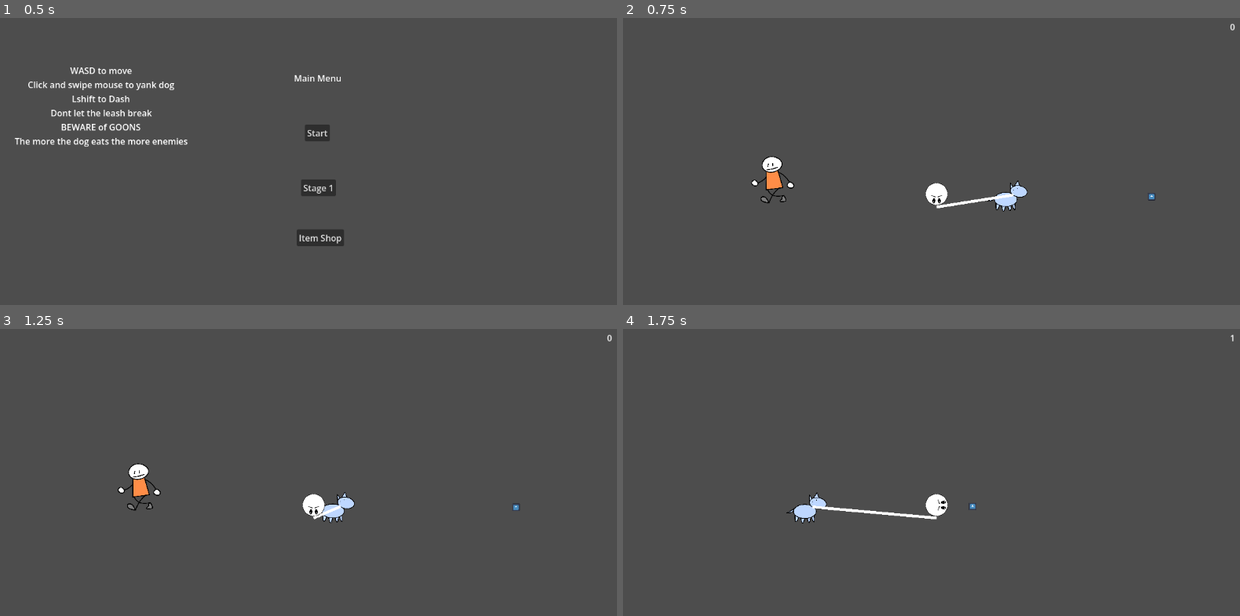
Above: before the commit, frames 1-4 (two rows, left to right).
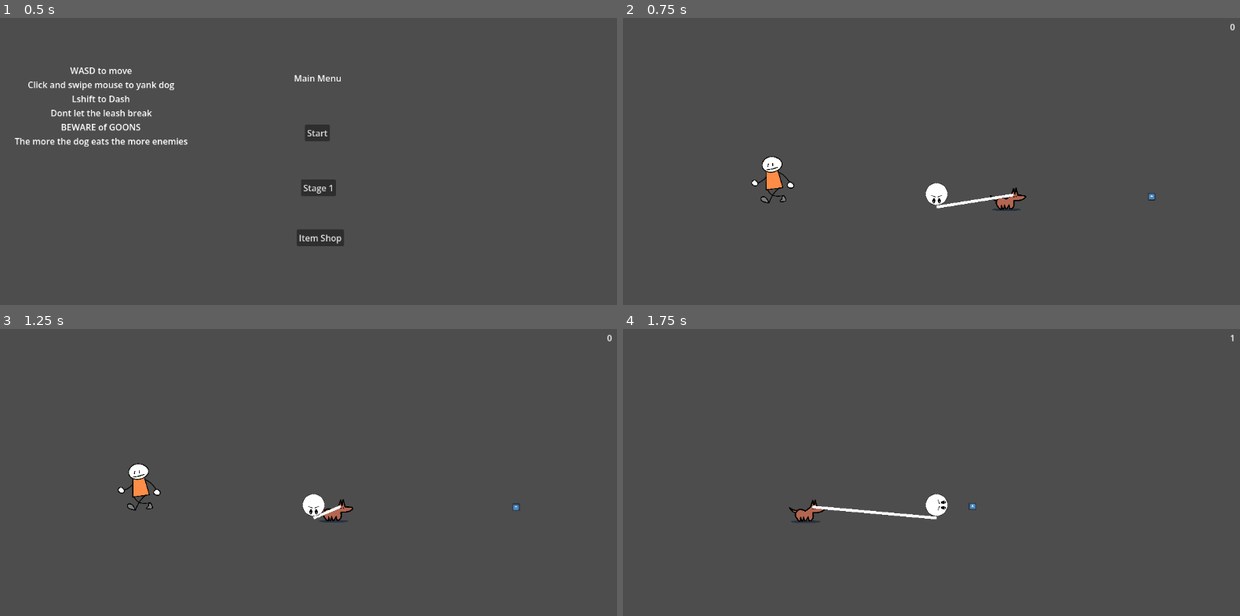
Above: after the commit, the same moments.

Repository: RandomPuddles/Un-Leashed
Game: Godot game, scene res://Scenes/UI/mainMenu.tscn
Two runs of this game, one before a commit and one after it. Both use one fixed random seed, a clock stepped at 60 frames per second and the inputs below. The engine's default icon, where the game draws it, is replaced by a stand-in: a white triangle on a blue panel in a dark square.
Inputs (mouse positions are in pixels of both pictures, inside the frame that each line leads up to):
- Up to frame 1 (0.5 s): no input
- Up to frame 2 (0.75 s): click "Stage 1" at 0.5 s
- Up to frame 3 (1.25 s): no input
- Up to frame 4 (1.75 s): move the mouse to (1073, 486) at 1.27 s; hold D (right) from 1.28 s (still down); tap Shift (dash) at 1.35 s

Frame 1 is identical in both runs. In frame 2, 0.3% of the frame differs, in the area x 59-66%, y 56-68%; in frame 3, 0.3%; in frame 4, 0.3%, in the area x 26-34%, y 57-68%.

Commit message:
added dog and npc animations

Diff:
--- a/un-leashed/Scenes/Interests/goon.tscn
+++ b/un-leashed/Scenes/Interests/goon.tscn
@@ -1,7 +1,62 @@
 [gd_scene format=3 uid="uid://ck3ynxt5eu60y"]
 
 [ext_resource type="Script" uid="uid://8f2iva3ka6hk" path="res://Scripts/goon.gd" id="1_l5pio"]
-[ext_resource type="Texture2D" uid="uid://cc3c6ed70ayie" path="res://Assets/person PLACEHOLDER PLACEHOLDER PLACEHOLDER.png" id="1_qlftw"]
+[ext_resource type="Texture2D" uid="uid://bhtm8gsptqeuv" path="res://Assets/dog catcher/animatoin_0000.png" id="2_ysyyg"]
+[ext_resource type="Texture2D" uid="uid://cyqbdc10fl5gv" path="res://Assets/dog catcher/animatoin_0001.png" id="3_yxbaq"]
+[ext_resource type="Texture2D" uid="uid://bmdv5vdf4spr2" path="res://Assets/dog catcher/animatoin_0002.png" id="4_nx07c"]
+[ext_resource type="Texture2D" uid="uid://bbb3jmtyllh8r" path="res://Assets/dog catcher/animatoin_0003.png" id="5_njpwq"]
+[ext_resource type="Texture2D" uid="uid://cx2b1b4xdi77r" path="res://Assets/dog catcher/animatoin_0004.png" id="6_6gk5o"]
+[ext_resource type="Texture2D" uid="uid://dbj8cahfwjjxm" path="res://Assets/dog catcher/animatoin_0005.png" id="7_qk4n6"]
+[ext_resource type="Texture2D" uid="uid://dsgqn6us5ynir" path="res://Assets/dog catcher/animatoin_0006.png" id="8_e2nsa"]
+[ext_resource type="Texture2D" uid="uid://cx02dory1wrxx" path="res://Assets/dog catcher/animatoin_0007.png" id="9_r0w7r"]
+[ext_resource type="Texture2D" uid="uid://dy2b27sviokuh" path="res://Assets/dog catcher/animatoin_0008.png" id="10_1jok1"]
+[ext_resource type="Texture2D" uid="uid://dxcx0c1j2bv4s" path="res://Assets/dog catcher/animatoin_0009.png" id="11_tviw4"]
+[ext_resource type="Texture2D" uid="uid://c4g4nb04u27xo" path="res://Assets/dog catcher/animatoin_0010.png" id="12_ra5rx"]
+[ext_resource type="Texture2D" uid="uid://38h8exq7mtf7" path="res://Assets/dog catcher/animatoin_0011.png" id="13_7qf4s"]
+
+[sub_resource type="SpriteFrames" id="SpriteFrames_qccgy"]
+animations = [{
+"frames": [{
+"duration": 1.0,
+"texture": ExtResource("2_ysyyg")
+}, {
+"duration": 1.0,
+"texture": ExtResource("3_yxbaq")
+}, {
+"duration": 1.0,
+"texture": ExtResource("4_nx07c")
+}, {
+"duration": 1.0,
+"texture": ExtResource("5_njpwq")
+}, {
+"duration": 1.0,
+"texture": ExtResource("6_6gk5o")
+}, {
+"duration": 1.0,
+"texture": ExtResource("7_qk4n6")
+}, {
+"duration": 1.0,
+"texture": ExtResource("8_e2nsa")
+}, {
+"duration": 1.0,
+"texture": ExtResource("9_r0w7r")
+}, {
+"duration": 1.0,
+"texture": ExtResource("10_1jok1")
+}, {
+"duration": 1.0,
+"texture": ExtResource("11_tviw4")
+}, {
+"duration": 1.0,
+"texture": ExtResource("12_ra5rx")
+}, {
+"duration": 1.0,
+"texture": ExtResource("13_7qf4s")
+}],
+"loop": 1,
+"name": &"default",
+"speed": 11.0
+}]
 
 [sub_resource type="CapsuleShape2D" id="CapsuleShape2D_qccgy"]
 radius = 27.848103
@@ -20,9 +75,10 @@
 linear_damp = 1.5
 script = ExtResource("1_l5pio")
 
-[node name="PersonPlaceholderPlaceholderPlaceholder" type="Sprite2D" parent="." unique_id=1355874181]
+[node name="PersonPlaceholderPlaceholderPlaceholder" type="AnimatedSprite2D" parent="." unique_id=485421350]
 scale = Vector2(0.157, 0.157)
-texture = ExtResource("1_qlftw")
+sprite_frames = SubResource("SpriteFrames_qccgy")
+frame_progress = 0.49293232
 
 [node name="Area2D" type="Area2D" parent="." unique_id=1640849943]
 
--- a/un-leashed/Scenes/Interests/petter.tscn
+++ b/un-leashed/Scenes/Interests/petter.tscn
@@ -1,7 +1,115 @@
 [gd_scene format=3 uid="uid://did5jduk4dkcq"]
 
-[ext_resource type="Texture2D" uid="uid://drnjsxoi26k8g" path="res://Assets/squirrel_placeholder.png" id="1_iv3gi"]
 [ext_resource type="Script" uid="uid://bshvxkknrtk7k" path="res://Scripts/petter.gd" id="1_wnsyb"]
+[ext_resource type="Texture2D" uid="uid://de2kf7a6jsjwn" path="res://Assets/dog petters/strollin/animatoin_0000.png" id="2_ykvjs"]
+[ext_resource type="Texture2D" uid="uid://b5gjikx3oifs5" path="res://Assets/dog petters/strollin/animatoin_0001.png" id="3_sqgce"]
+[ext_resource type="Texture2D" uid="uid://cac74h7equw74" path="res://Assets/dog petters/strollin/animatoin_0002.png" id="4_0fr2p"]
+[ext_resource type="Texture2D" uid="uid://ykddky0fis6y" path="res://Assets/dog petters/strollin/animatoin_0003.png" id="5_k4ulb"]
+[ext_resource type="Texture2D" uid="uid://bur38q616xfx2" path="res://Assets/dog petters/strollin/animatoin_0004.png" id="6_ri6yk"]
+[ext_resource type="Texture2D" uid="uid://3qfbbi04l85e" path="res://Assets/dog petters/strollin/animatoin_0005.png" id="7_ub2cc"]
+[ext_resource type="Texture2D" uid="uid://dqk73k74ity4d" path="res://Assets/dog petters/strollin/animatoin_0006.png" id="8_c7j8m"]
+[ext_resource type="Texture2D" uid="uid://ckrftl2ctt36p" path="res://Assets/dog petters/strollin/animatoin_0007.png" id="9_rv2eb"]
+[ext_resource type="Texture2D" uid="uid://o24pwcly8trv" path="res://Assets/dog petters/strollin/animatoin_0008.png" id="10_4f0xi"]
+[ext_resource type="Texture2D" uid="uid://blfitiqam0qxf" path="res://Assets/dog petters/strollin/animatoin_0009.png" id="11_h5sgb"]
+[ext_resource type="Texture2D" uid="uid://mrwttfrav0oq" path="res://Assets/dog petters/strollin/animatoin_0010.png" id="12_tw2g3"]
+[ext_resource type="Texture2D" uid="uid://djgesvol7mso8" path="res://Assets/dog petters/strollin/animatoin_0011.png" id="13_en3qx"]
+[ext_resource type="Texture2D" uid="uid://br6qqpqjx1q74" path="res://Assets/dog petters/aware/animatoin_0000.png" id="14_5xmx0"]
+[ext_resource type="Texture2D" uid="uid://bimxx1ri3uukg" path="res://Assets/dog petters/aware/animatoin_0001.png" id="15_70w2k"]
+[ext_resource type="Texture2D" uid="uid://b7htjjmnrncmr" path="res://Assets/dog petters/aware/animatoin_0002.png" id="16_qxslo"]
+[ext_resource type="Texture2D" uid="uid://qkbp7ggl46ng" path="res://Assets/dog petters/aware/animatoin_0003.png" id="17_yewn7"]
+[ext_resource type="Texture2D" uid="uid://bs4rfrd6lqdqq" path="res://Assets/dog petters/aware/animatoin_0004.png" id="18_oerg2"]
+[ext_resource type="Texture2D" uid="uid://dkpf4tws7qw1o" path="res://Assets/dog petters/aware/animatoin_0005.png" id="19_rmqb2"]
+[ext_resource type="Texture2D" uid="uid://dlmt6dl75503r" path="res://Assets/dog petters/aware/animatoin_0006.png" id="20_g7by2"]
+[ext_resource type="Texture2D" uid="uid://bfn1c3oi3wghq" path="res://Assets/dog petters/aware/animatoin_0007.png" id="21_xhb2g"]
+[ext_resource type="Texture2D" uid="uid://k1tprjduqccl" path="res://Assets/dog petters/aware/animatoin_0008.png" id="22_nu62g"]
+[ext_resource type="Texture2D" uid="uid://d2pocj7er7aav" path="res://Assets/dog petters/aware/animatoin_0009.png" id="23_4uei7"]
+[ext_resource type="Texture2D" uid="uid://7lvy5fk6ddub" path="res://Assets/dog petters/aware/animatoin_0010.png" id="24_y7q3f"]
+[ext_resource type="Texture2D" uid="uid://cpbr63ewk0qpm" path="res://Assets/dog petters/aware/animatoin_0011.png" id="25_lsaao"]
+
+[sub_resource type="SpriteFrames" id="SpriteFrames_qccgy"]
+animations = [{
+"frames": [{
+"duration": 1.0,
+"texture": ExtResource("2_ykvjs")
+}, {
+"duration": 1.0,
+"texture": ExtResource("3_sqgce")
+}, {
+"duration": 1.0,
+"texture": ExtResource("4_0fr2p")
+}, {
+"duration": 1.0,
+"texture": ExtResource("5_k4ulb")
+}, {
+"duration": 1.0,
+"texture": ExtResource("6_ri6yk")
+}, {
+"duration": 1.0,
+"texture": ExtResource("7_ub2cc")
+}, {
+"duration": 1.0,
+"texture": ExtResource("8_c7j8m")
+}, {
+"duration": 1.0,
+"texture": ExtResource("9_rv2eb")
+}, {
+"duration": 1.0,
+"texture": ExtResource("10_4f0xi")
+}, {
+"duration": 1.0,
+"texture": ExtResource("11_h5sgb")
+}, {
+"duration": 1.0,
+"texture": ExtResource("12_tw2g3")
+}, {
+"duration": 1.0,
+"texture": ExtResource("13_en3qx")
+}],
+"loop": 1,
+"name": &"default",
+"speed": 11.0
+}, {
+"frames": [{
+"duration": 1.0,
+"texture": ExtResource("14_5xmx0")
+}, {
+"duration": 1.0,
+"texture": ExtResource("15_70w2k")
+}, {
+"duration": 1.0,
+"texture": ExtResource("16_qxslo")
+}, {
+"duration": 1.0,
+"texture": ExtResource("17_yewn7")
+}, {
+"duration": 1.0,
+"texture": ExtResource("18_oerg2")
+}, {
+"duration": 1.0,
+"texture": ExtResource("19_rmqb2")
+}, {
+"duration": 1.0,
+"texture": ExtResource("20_g7by2")
+}, {
+"duration": 1.0,
+"texture": ExtResource("21_xhb2g")
+}, {
+"duration": 1.0,
+"texture": ExtResource("22_nu62g")
+}, {
+"duration": 1.0,
+"texture": ExtResource("23_4uei7")
+}, {
+"duration": 1.0,
+"texture": ExtResource("24_y7q3f")
+}, {
+"duration": 1.0,
+"texture": ExtResource("25_lsaao")
+}],
+"loop": 1,
+"name": &"petter-aware",
+"speed": 11.0
+}]
 
 [sub_resource type="CapsuleShape2D" id="CapsuleShape2D_qccgy"]
 radius = 24.0
@@ -19,10 +127,10 @@
 lock_rotation = true
 script = ExtResource("1_wnsyb")
 
-[node name="Sprite2D" type="Sprite2D" parent="." unique_id=1649314863]
-rotation = 1.5707964
-scale = Vector2(0.208, 0.12)
-texture = ExtResource("1_iv3gi")
+[node name="Sprite2D" type="AnimatedSprite2D" parent="." unique_id=744617462]
+scale = Vector2(0.157, 0.157)
+sprite_frames = SubResource("SpriteFrames_qccgy")
+frame_progress = 0.7515525
 
 [node name="Area2D" type="Area2D" parent="." unique_id=1925843498]
 
--- a/un-leashed/Scenes/Interests/victim.tscn
+++ b/un-leashed/Scenes/Interests/victim.tscn
@@ -77,7 +77,7 @@
 position = Vector2(4.7683716e-07, 0)
 scale = Vector2(0.15714283, 0.15714283)
 sprite_frames = SubResource("SpriteFrames_qccgy")
-frame_progress = 0.49452132
+frame_progress = 0.3617409
 
 [node name="Area2D" type="Area2D" parent="." unique_id=887786949]
 
--- a/un-leashed/Scenes/dog.tscn
+++ b/un-leashed/Scenes/dog.tscn
@@ -1,7 +1,297 @@
 [gd_scene format=3 uid="uid://brxjbel0fpejn"]
 
-[ext_resource type="Texture2D" uid="uid://ce0brhjq5bvdq" path="res://Assets/dog placeholder.png" id="1_nvlu8"]
 [ext_resource type="Script" uid="uid://dmaf18tq86mvo" path="res://Scripts/dog.gd" id="1_uny1q"]
+[ext_resource type="Texture2D" uid="uid://dmuoi4xe61bkg" path="res://Assets/dog/dog eating/dog_eat_0000.png" id="2_lhfr1"]
+[ext_resource type="Texture2D" uid="uid://imd8f3o8yth5" path="res://Assets/dog/dog eating/dog_eat_0001.png" id="3_e3ehc"]
+[ext_resource type="Texture2D" uid="uid://0qurekenh3xl" path="res://Assets/dog/dog eating/dog_eat_0002.png" id="4_nchnh"]
+[ext_resource type="Texture2D" uid="uid://d3s4gt1mtw1bp" path="res://Assets/dog/dog eating/dog_eat_0003.png" id="5_0vwax"]
+[ext_resource type="Texture2D" uid="uid://2swwqyklo3tx" path="res://Assets/dog/dog eating/dog_eat_0004.png" id="6_gcdi3"]
+[ext_resource type="Texture2D" uid="uid://cgbmw6qi4hqj0" path="res://Assets/dog/dog eating/dog_eat_0005.png" id="7_onroh"]
+[ext_resource type="Texture2D" uid="uid://c6w84yljx8kv3" path="res://Assets/dog/dog eating/dog_eat_0006.png" id="8_lr5ps"]
+[ext_resource type="Texture2D" uid="uid://cwfmfh6qyvsun" path="res://Assets/dog/dog eating/dog_eat_0007.png" id="9_qkjw4"]
+[ext_resource type="Texture2D" uid="uid://csrgvdsw6wwbv" path="res://Assets/dog/dog eating/dog_eat_0008.png" id="10_mlogf"]
+[ext_resource type="Texture2D" uid="uid://dgsrqqybl2r46" path="res://Assets/dog/dog eating/dog_eat_0009.png" id="11_aao2l"]
+[ext_resource type="Texture2D" uid="uid://pc0r4bktjy11" path="res://Assets/dog/dog eating/dog_eat_0010.png" id="12_daupk"]
+[ext_resource type="Texture2D" uid="uid://b2uliqgjd1x4p" path="res://Assets/dog/dog eating/dog_eat_0011.png" id="13_n7slp"]
+[ext_resource type="Texture2D" uid="uid://bwmaq7igbkkbu" path="res://Assets/dog/dog eating/dog_eat_0012.png" id="14_0haje"]
+[ext_resource type="Texture2D" uid="uid://b6g7qmgarlrfs" path="res://Assets/dog/dog eating/dog_eat_0013.png" id="15_imcx1"]
+[ext_resource type="Texture2D" uid="uid://bt04plfl80c3x" path="res://Assets/dog/dog eating/dog_eat_0014.png" id="16_jldww"]
+[ext_resource type="Texture2D" uid="uid://dtbjkyjabu261" path="res://Assets/dog/dog eating/dog_eat_0015.png" id="17_kdo57"]
+[ext_resource type="Texture2D" uid="uid://5pfqecs1t53r" path="res://Assets/dog/dog eating/dog_eat_0016.png" id="18_qsgm3"]
+[ext_resource type="Texture2D" uid="uid://cgdlusy18qvhw" path="res://Assets/dog/dog eating/dog_eat_0017.png" id="19_jkx27"]
+[ext_resource type="Texture2D" uid="uid://lbdnvl8aqe7d" path="res://Assets/dog/dog eating/dog_eat_0018.png" id="20_gjibq"]
+[ext_resource type="Texture2D" uid="uid://b2ni30ws385ru" path="res://Assets/dog/dog eating/dog_eat_0019.png" id="21_t2mfi"]
+[ext_resource type="Texture2D" uid="uid://db72kb1n51aec" path="res://Assets/dog/stunned (no blue)/stunned_0000.png" id="22_vso8e"]
+[ext_resource type="Texture2D" uid="uid://c6n1c6k7e00ng" path="res://Assets/dog/stunned (no blue)/stunned_0001.png" id="23_eerhn"]
+[ext_resource type="Texture2D" uid="uid://dsdvyjkbkpjp0" path="res://Assets/dog/stunned (no blue)/stunned_0002.png" id="24_4vqp2"]
+[ext_resource type="Texture2D" uid="uid://cmak5br7jk46c" path="res://Assets/dog/stunned (no blue)/stunned_0003.png" id="25_qleqr"]
+[ext_resource type="Texture2D" uid="uid://dljpwhise25qh" path="res://Assets/dog/stunned (no blue)/stunned_0004.png" id="26_4pcig"]
+[ext_resource type="Texture2D" uid="uid://knri5qtsxdpf" path="res://Assets/dog/stunned (no blue)/stunned_0005.png" id="27_7jfjm"]
+[ext_resource type="Texture2D" uid="uid://d2jykafokaj3f" path="res://Assets/dog/stunned (no blue)/stunned_0006.png" id="28_2kwwl"]
+[ext_resource type="Texture2D" uid="uid://b5x8d0yna3850" path="res://Assets/dog/stunned (no blue)/stunned_0007.png" id="29_4wqo7"]
+[ext_resource type="Texture2D" uid="uid://0vmpu0svvj4x" path="res://Assets/dog/stunned (no blue)/stunned_0008.png" id="30_3ftfl"]
+[ext_resource type="Texture2D" uid="uid://3nfj2kprphyb" path="res://Assets/dog/stunned (no blue)/stunned_0009.png" id="31_lsub0"]
+[ext_resource type="Texture2D" uid="uid://cog0lbwxg07xt" path="res://Assets/dog/stunned (no blue)/stunned_0010.png" id="32_bf8pd"]
+[ext_resource type="Texture2D" uid="uid://d1ta4ubr0du2t" path="res://Assets/dog/stunned (no blue)/stunned_0011.png" id="33_p44yd"]
+[ext_resource type="Texture2D" uid="uid://cc2pxbvkperny" path="res://Assets/dog/stunned (no blue)/stunned_0012.png" id="34_tg5qi"]
+[ext_resource type="Texture2D" uid="uid://qxhtqg3owbw6" path="res://Assets/dog/stunned (no blue)/stunned_0013.png" id="35_gh6p8"]
+[ext_resource type="Texture2D" uid="uid://cueqnjjmxw1h1" path="res://Assets/dog/stunned (no blue)/stunned_0014.png" id="36_gy1as"]
+[ext_resource type="Texture2D" uid="uid://w34s334xy6uc" path="res://Assets/dog/stunned (no blue)/stunned_0015.png" id="37_etvbm"]
+[ext_resource type="Texture2D" uid="uid://but17uxdvsrnh" path="res://Assets/dog/stunned (no blue)/stunned_0016.png" id="38_k3fvp"]
+[ext_resource type="Texture2D" uid="uid://8w7vrd1dvw7q" path="res://Assets/dog/stunned (no blue)/stunned_0017.png" id="39_6rhfp"]
+[ext_resource type="Texture2D" uid="uid://yrlq5yb5ivg3" path="res://Assets/dog/stunned (no blue)/stunned_0018.png" id="40_i68xf"]
+[ext_resource type="Texture2D" uid="uid://ddiit6qk8bxt4" path="res://Assets/dog/stunned (no blue)/stunned_0019.png" id="41_to017"]
+[ext_resource type="Texture2D" uid="uid://bmk3mpd656tia" path="res://Assets/dog/stunned (blue)/stunned_0000.png" id="42_oixj4"]
+[ext_resource type="Texture2D" uid="uid://cyrvl0dmvdqnl" path="res://Assets/dog/stunned (blue)/stunned_0001.png" id="43_g84gn"]
+[ext_resource type="Texture2D" uid="uid://bdm717rk3h3i2" path="res://Assets/dog/stunned (blue)/stunned_0002.png" id="44_3mc8p"]
+[ext_resource type="Texture2D" uid="uid://c5lho03tou2iq" path="res://Assets/dog/stunned (blue)/stunned_0003.png" id="45_agjtf"]
+[ext_resource type="Texture2D" uid="uid://bo2vyll143g44" path="res://Assets/dog/stunned (blue)/stunned_0004.png" id="46_wgn3x"]
+[ext_resource type="Texture2D" uid="uid://bwuhwemgrak3p" path="res://Assets/dog/stunned (blue)/stunned_0005.png" id="47_fusg0"]
+[ext_resource type="Texture2D" uid="uid://msmc1a3aat63" path="res://Assets/dog/stunned (blue)/stunned_0006.png" id="48_fiw4y"]
+[ext_resource type="Texture2D" uid="uid://dhvk2x3emyq18" path="res://Assets/dog/stunned (blue)/stunned_0007.png" id="49_mqme1"]
+[ext_resource type="Texture2D" uid="uid://r2xcwrwxaith" path="res://Assets/dog/stunned (blue)/stunned_0008.png" id="50_eq1rf"]
+[ext_resource type="Texture2D" uid="uid://d2alcd8njfyo2" path="res://Assets/dog/stunned (blue)/stunned_0009.png" id="51_ha1du"]
+[ext_resource type="Texture2D" uid="uid://fcs0dprxi2gl" path="res://Assets/dog/stunned (blue)/stunned_0010.png" id="52_suixx"]
+[ext_resource type="Texture2D" uid="uid://dwbfa2wm8exp1" path="res://Assets/dog/stunned (blue)/stunned_0011.png" id="53_xxmaf"]
+[ext_resource type="Texture2D" uid="uid://cgr111vunubar" path="res://Assets/dog/stunned (blue)/stunned_0012.png" id="54_g8mq4"]
+[ext_resource type="Texture2D" uid="uid://chv3keq08174w" path="res://Assets/dog/stunned (blue)/stunned_0013.png" id="55_dv4ch"]
+[ext_resource type="Texture2D" uid="uid://cmka8p2y64l6o" path="res://Assets/dog/stunned (blue)/stunned_0014.png" id="56_4b1xv"]
+[ext_resource type="Texture2D" uid="uid://b2d562yalxvm7" path="res://Assets/dog/stunned (blue)/stunned_0015.png" id="57_sgi0k"]
+[ext_resource type="Texture2D" uid="uid://dmk4cykgukrf5" path="res://Assets/dog/stunned (blue)/stunned_0016.png" id="58_mcftt"]
+[ext_resource type="Texture2D" uid="uid://cd8ssw5nv6qa8" path="res://Assets/dog/stunned (blue)/stunned_0017.png" id="59_augo6"]
+[ext_resource type="Texture2D" uid="uid://ciide6j3lol70" path="res://Assets/dog/stunned (blue)/stunned_0018.png" id="60_pfavd"]
+[ext_resource type="Texture2D" uid="uid://diq5pnxwugcll" path="res://Assets/dog/stunned (blue)/stunned_0019.png" id="61_x42wf"]
+[ext_resource type="Texture2D" uid="uid://ch2eaixh3ri3w" path="res://Assets/dog/jumping/humble jump_0000.png" id="62_osac1"]
+[ext_resource type="Texture2D" uid="uid://claxafgq1cnd7" path="res://Assets/dog/jumping/humble jump_0001.png" id="63_h04kc"]
+[ext_resource type="Texture2D" uid="uid://8yo32eexm4nq" path="res://Assets/dog/jumping/humble jump_0002.png" id="64_a85lt"]
+[ext_resource type="Texture2D" uid="uid://dm732h64ogubd" path="res://Assets/dog/jumping/humble jump_0003.png" id="65_74y2s"]
+[ext_resource type="Texture2D" uid="uid://dwisk6rvykpdr" path="res://Assets/dog/jumping/humble jump_0004.png" id="66_ocd6r"]
+[ext_resource type="Texture2D" uid="uid://c265d28g7kwyf" path="res://Assets/dog/jumping/humble jump_0005.png" id="67_7ki2l"]
+[ext_resource type="Texture2D" uid="uid://b51yjijuk3hwi" path="res://Assets/dog/jumping/humble jump_0006.png" id="68_7d0vl"]
+
+[sub_resource type="SpriteFrames" id="SpriteFrames_qccgy"]
+animations = [{
+"frames": [{
+"duration": 1.0,
+"texture": ExtResource("2_lhfr1")
+}, {
+"duration": 1.0,
+"texture": ExtResource("3_e3ehc")
+}, {
+"duration": 1.0,
+"texture": ExtResource("4_nchnh")
+}, {
+"duration": 1.0,
+"texture": ExtResource("5_0vwax")
+}, {
+"duration": 1.0,
+"texture": ExtResource("6_gcdi3")
+}, {
+"duration": 1.0,
+"texture": ExtResource("7_onroh")
+}, {
+"duration": 1.0,
+"texture": ExtResource("8_lr5ps")
+}, {
+"duration": 1.0,
+"texture": ExtResource("9_qkjw4")
+}, {
+"duration": 1.0,
+"texture": ExtResource("10_mlogf")
+}, {
+"duration": 1.0,
+"texture": ExtResource("11_aao2l")
+}, {
+"duration": 1.0,
+"texture": ExtResource("12_daupk")
+}, {
+"duration": 1.0,
+"texture": ExtResource("13_n7slp")
+}, {
+"duration": 1.0,
+"texture": ExtResource("14_0haje")
+}, {
+"duration": 1.0,
+"texture": ExtResource("15_imcx1")
+}, {
+"duration": 1.0,
+"texture": ExtResource("16_jldww")
+}, {
+"duration": 1.0,
+"texture": ExtResource("17_kdo57")
+}, {
+"duration": 1.0,
+"texture": ExtResource("18_qsgm3")
+}, {
+"duration": 1.0,
+"texture": ExtResource("19_jkx27")
+}, {
+"duration": 1.0,
+"texture": ExtResource("20_gjibq")
+}, {
+"duration": 1.0,
+"texture": ExtResource("21_t2mfi")
+}],
+"loop": 1,
+"name": &"Eat",
+"speed": 15.0
+}, {
+"frames": [{
+"duration": 1.0,
+"texture": ExtResource("22_vso8e")
+}, {
+"duration": 1.0,
+"texture": ExtResource("23_eerhn")
+}, {
+"duration": 1.0,
+"texture": ExtResource("24_4vqp2")
+}, {
+"duration": 1.0,
+"texture": ExtResource("25_qleqr")
+}, {
+"duration": 1.0,
+"texture": ExtResource("26_4pcig")
+}, {
+"duration": 1.0,
+"texture": ExtResource("27_7jfjm")
+}, {
+"duration": 1.0,
+"texture": ExtResource("28_2kwwl")
+}, {
+"duration": 1.0,
+"texture": ExtResource("29_4wqo7")
+}, {
+"duration": 1.0,
+"texture": ExtResource("30_3ftfl")
+}, {
+"duration": 1.0,
+"texture": ExtResource("31_lsub0")
+}, {
+"duration": 1.0,
+"texture": ExtResource("32_bf8pd")
+}, {
+"duration": 1.0,
+"texture": ExtResource("33_p44yd")
+}, {
+"duration": 1.0,
+"texture": ExtResource("34_tg5qi")
+}, {
+"duration": 1.0,
+"texture": ExtResource("35_gh6p8")
+}, {
+"duration": 1.0,
+"texture": ExtResource("36_gy1as")
+}, {
+"duration": 1.0,
+"texture": ExtResource("37_etvbm")
+}, {
+"duration": 1.0,
+"texture": ExtResource("38_k3fvp")
+}, {
+"duration": 1.0,
+"texture": ExtResource("39_6rhfp")
+}, {
+"duration": 1.0,
+"texture": ExtResource("40_i68xf")
+}, {
+"duration": 1.0,
+"texture": ExtResource("41_to017")
+}],
+"loop": 1,
+"name": &"Stun",
+"speed": 15.0
+}, {
+"frames": [{
+"duration": 1.0,
+"texture": ExtResource("42_oixj4")
+}, {
+"duration": 1.0,
+"texture": ExtResource("43_g84gn")
+}, {
+"duration": 1.0,
+"texture": ExtResource("44_3mc8p")
+}, {
+"duration": 1.0,
+"texture": ExtResource("45_agjtf")
+}, {
+"duration": 1.0,
+"texture": ExtResource("46_wgn3x")
+}, {
+"duration": 1.0,
+"texture": ExtResource("47_fusg0")
+}, {
+"duration": 1.0,
+"texture": ExtResource("48_fiw4y")
+}, {
+"duration": 1.0,
+"texture": ExtResource("49_mqme1")
+}, {
+"duration": 1.0,
+"texture": ExtResource("50_eq1rf")
+}, {
+"duration": 1.0,
+"texture": ExtResource("51_ha1du")
+}, {
+"duration": 1.0,
+"texture": ExtResource("52_suixx")
+}, {
+"duration": 1.0,
+"texture": ExtResource("53_xxmaf")
+}, {
+"duration": 1.0,
+"texture": ExtResource("54_g8mq4")
+}, {
+"duration": 1.0,
+"texture": ExtResource("55_dv4ch")
+}, {
+"duration": 1.0,
+"texture": ExtResource("56_4b1xv")
+}, {
+"duration": 1.0,
+"texture": ExtResource("57_sgi0k")
+}, {
+"duration": 1.0,
+"texture": ExtResource("58_mcftt")
+}, {
+"duration": 1.0,
+"texture": ExtResource("59_augo6")
+}, {
+"duration": 1.0,
+"texture": ExtResource("60_pfavd")
+}, {
+"duration": 1.0,
+"texture": ExtResource("61_x42wf")
+}],
+"loop": 1,
+"name": &"Stun(blue)",
+"speed": 15.0
+}, {
+"frames": [{
+"duration": 1.0,
+"texture": ExtResource("62_osac1")
+}, {
+"duration": 1.0,
+"texture": ExtResource("63_h04kc")
+}, {
+"duration": 1.0,
+"texture": ExtResource("64_a85lt")
+}, {
+"duration": 1.0,
+"texture": ExtResource("65_74y2s")
+}, {
+"duration": 1.0,
+"texture": ExtResource("66_ocd6r")
+}, {
+"duration": 1.0,
+"texture": ExtResource("67_7ki2l")
+}, {
+"duration": 1.0,
+"texture": ExtResource("68_7d0vl")
+}],
+"loop": 1,
+"name": &"default",
+"speed": 12.0
+}]
 
 [sub_resource type="CircleShape2D" id="CircleShape2D_uny1q"]
 radius = 17.659063
@@ -22,9 +312,10 @@
 linear_damp = 1.515
 script = ExtResource("1_uny1q")
 
-[node name="Sprite2D" type="Sprite2D" parent="." unique_id=485582528]
+[node name="Sprite2D" type="AnimatedSprite2D" parent="." unique_id=532039095]
 scale = Vector2(0.11790062, 0.11790062)
-texture = ExtResource("1_nvlu8")
+sprite_frames = SubResource("SpriteFrames_qccgy")
+frame_progress = 0.26748198
 
 [node name="CollisionShape2D2" type="CollisionShape2D" parent="." unique_id=195772110]
 position = Vector2(18, -9)
Binary file added: un-leashed/Assets/dog catcher/animatoin_0000.png
Not shown, added: un-leashed/Assets/dog catcher/animatoin_0000.png.import
Binary file added: un-leashed/Assets/dog catcher/animatoin_0001.png
Not shown, added: un-leashed/Assets/dog catcher/animatoin_0001.png.import
Binary file added: un-leashed/Assets/dog catcher/animatoin_0002.png
Not shown, added: un-leashed/Assets/dog catcher/animatoin_0002.png.import
Binary file added: un-leashed/Assets/dog catcher/animatoin_0003.png
Not shown, added: un-leashed/Assets/dog catcher/animatoin_0003.png.import
Binary file added: un-leashed/Assets/dog catcher/animatoin_0004.png
Not shown, added: un-leashed/Assets/dog catcher/animatoin_0004.png.import
Binary file added: un-leashed/Assets/dog catcher/animatoin_0005.png
Not shown, added: un-leashed/Assets/dog catcher/animatoin_0005.png.import
(and 154 more such lines)
